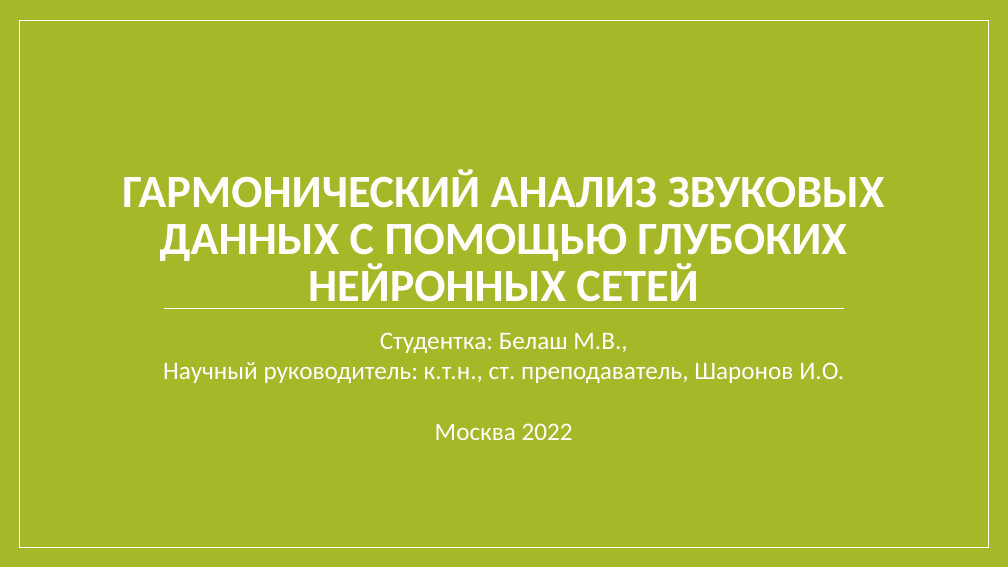
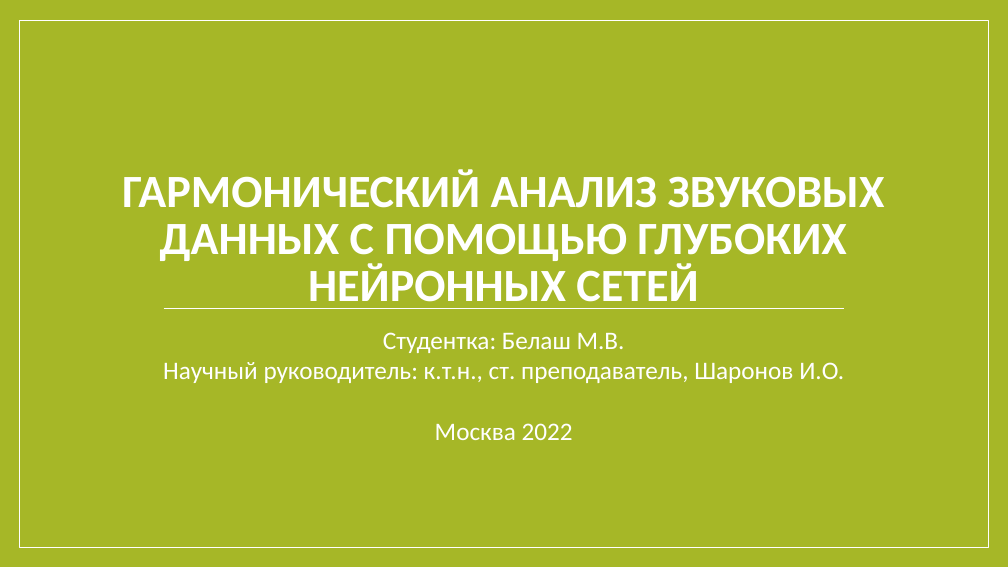
Before and after one commit to 13Fire13nyu/MasterDegree, a slide deck: slide 1 of presentation/presentation.pptx. Drawn at 1008x567 pixels with LibreOffice and Linux fonts; fonts in the diff are those of the drawing. Boxes give left, top, right and bottom in pixels: in the first picture for what was removed or moved away, otherwise in the second. Text is boxed around its words. In the diff, an @@ line names an element or a change of style, - is before the commit and + after.

```diff
--- a/presentation/presentation.pptx
+++ b/presentation/presentation.pptx
@@ subtitle at (x1=383, y1=332, x2=625, y2=353): text changed @@
-Студентка: Белаш М.В.,
+Студентка: Белаш М.В.
```
Also in this commit, not shown: 12 other slides changed, 1 slide added, 1 slide removed, 4 other files.
